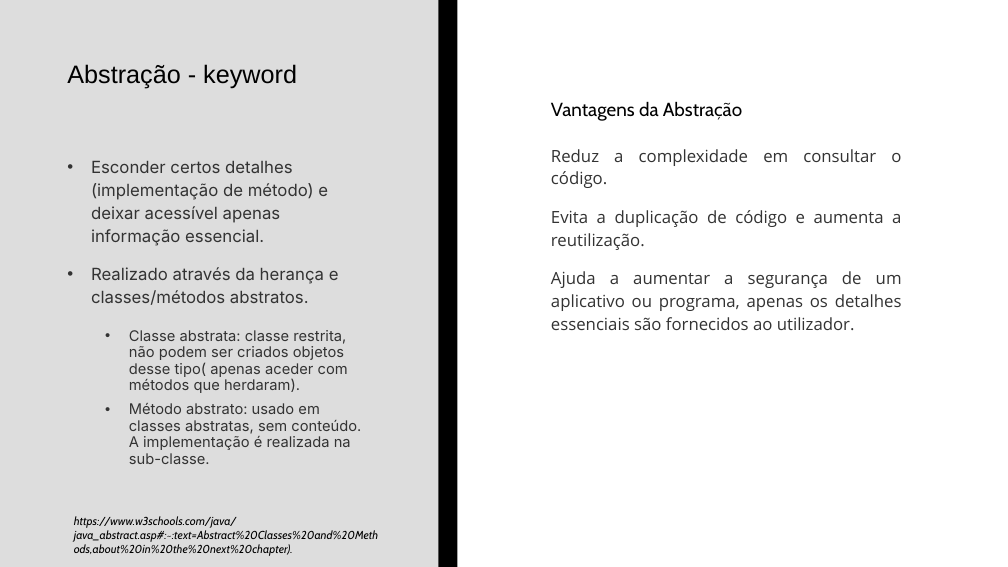
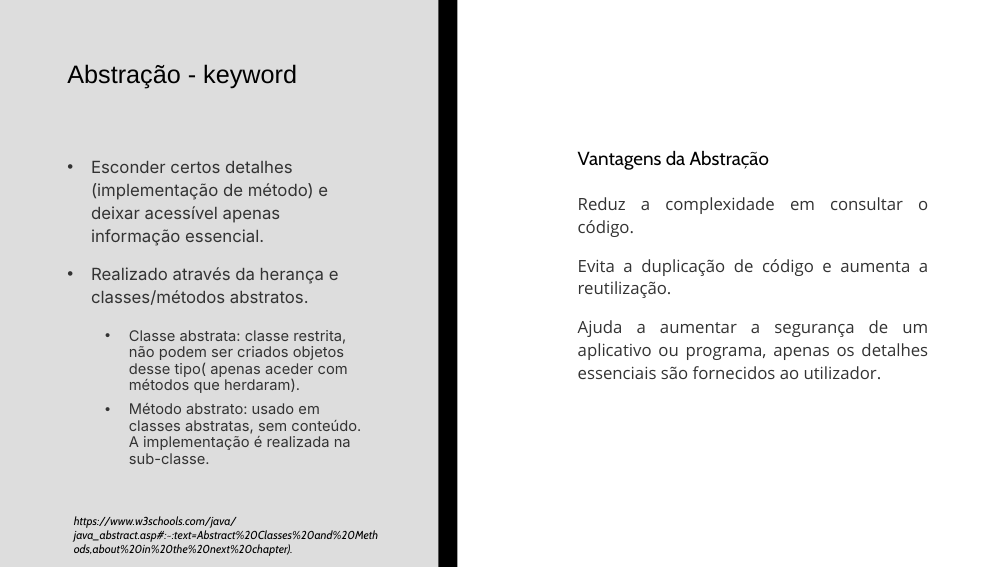
Before and after one commit to wlgomes/upskill-nov22, a slide deck: slide 6 of UPSKILL - AutoestudoS1_valentimgomes.pptx (slide 5 before the commit). Drawn at 1008x567 pixels with LibreOffice and Linux fonts; fonts in the diff are those of the drawing. Boxes give left, top, right and bottom in pixels: in the first picture for what was removed or moved away, otherwise in the second. Text is boxed around its words. In the diff, an @@ line names an element or a change of style, - is before the commit and + after.

```diff
--- a/UPSKILL - AutoestudoS1_valentimgomes.pptx
+++ b/UPSKILL - AutoestudoS1_valentimgomes.pptx
@@ text "Vantagens da Abstração": place and size @@
-text "Vantagens da Abstração" at (551, 101, 902, 330)
+text "Vantagens da Abstração" at (578, 150, 928, 379)
```
Also in this commit, not shown: 5 other slides changed, 21 other files.
